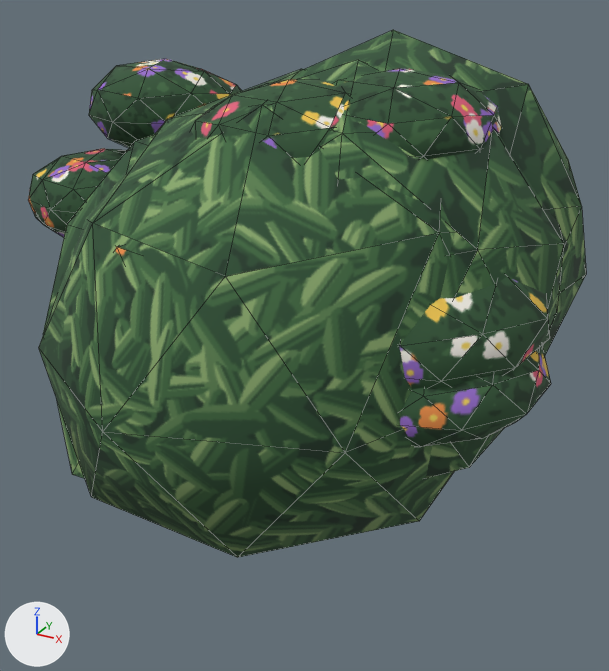
The glTF model assets/environment/vegetation/bush_b.glb as it was, and as the next commit left it.
Before and after are seen from a 50 mm camera at (1.076, -1.872, 1.315) aimed at (0.091, -0.082, 0.42). Every picture has the same lights, and +X, +Y and +Z are marked at lower left. The older version comes first. Mesh edges are drawn as thin lines. Where no turn or scale is listed for an object, it has been applied to the vertices. Vertices at exactly the same position are counted once.

Names of what the first picture shows: 'Bush'.
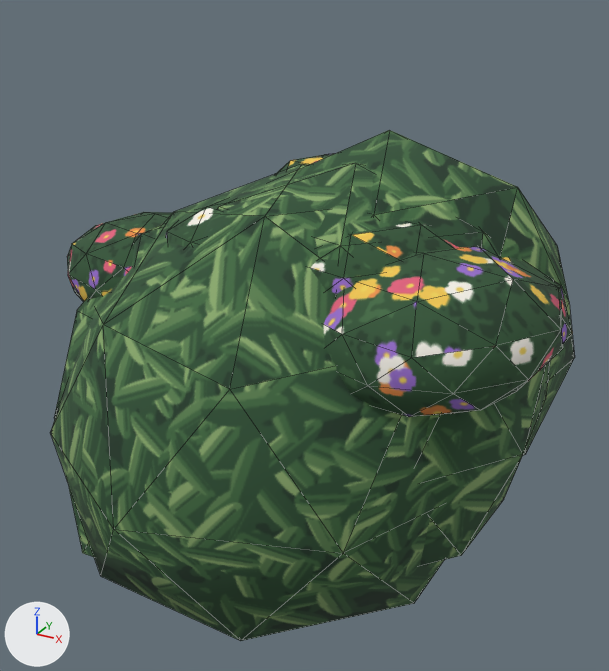
Pixel boxes (x1, y1, x2, y2) of what changed, in the pictures (609 x 671 px; the box of a moved part takes in the faces that stretch with it):
'Bush', reshaped: before (28, 30, 586, 558); after (50, 130, 575, 641)
part 1 of me_bush, moved or reshaped: before (283, 30, 586, 355); after (285, 130, 575, 455)
part 2 of me_bush, moved or reshaped (mostly hidden): before (43, 135, 155, 478); after (54, 224, 163, 557)
part 3 of me_bush, moved or reshaped: before (300, 60, 564, 478); after (218, 163, 549, 566)
part 4 of me_bush, moved or reshaped: before (337, 69, 501, 159); after (166, 199, 231, 247)
part 5 of me_bush, moved or reshaped: before (400, 277, 550, 389); after (324, 247, 563, 417)
part 6 of me_bush, moved or reshaped: before (89, 59, 242, 148); after (277, 153, 335, 173)
part 7 of me_bush, moved or reshaped (not visible afterwards): before (191, 79, 350, 158)
part 8 of me_bush, moved or reshaped: before (400, 345, 551, 447); after (502, 257, 572, 345)
part 9 of me_bush, rebuilt: before (39, 69, 454, 558); after (50, 164, 444, 641)
part 10 of me_bush, added (green): after (310, 223, 459, 293)
part 11 of me_bush, deleted (green): before (28, 149, 127, 237)
part 12 of me_bush, moved or reshaped (mostly hidden before): before (115, 245, 133, 259); after (67, 212, 172, 302)

The change in detail:
me_bush is used by ob_bush; location (0.0, 0.0, 0.0).
me_bush had 546 vertices, 1040 faces and spanned x -0.88..0.78, y -0.88..0.75, z 0.22..1.19.
me_bush now has 545 vertices, 1033 faces and spans x -0.5..0.8, y -0.88..0.39, z 0.0..0.97.
me_bush part 1: the loose piece of 42 vertices spanning x -0.16..0.75, y -0.46..0.37, z 0.37..1.19 is moved by (0.0, 0.0, -0.22).
me_bush part 2: the loose piece of 42 vertices spanning x -0.45..0.47, y -0.72..0.16, z 0.23..1.02 is moved by (0.0, 0.0, -0.22).
me_bush part 3: the loose piece of 42 vertices spanning x -0.22..0.75, y -0.68..0.28, z 0.29..1.14 is moved by (0.0, 0.0, -0.22).
me_bush part 4: the loose piece of 42 vertices spanning x 0.13..0.6, y -0.43..0.05, z 0.87..1.12 is moved by (-0.27, -0.09, -0.28).
me_bush part 5: the loose piece of 42 vertices spanning x 0.23..0.77, y -0.62..-0.11, z 0.51..0.81 is moved by (0.03, -0.02, -0.01).
me_bush part 6: the loose piece of 42 vertices spanning x -0.68..-0.23, y -0.12..0.37, z 0.81..1.07 is moved by (0.65, -0.15, -0.17).
me_bush part 7: the loose piece of 42 vertices spanning x -0.02..0.43, y -0.56..-0.12, z 0.87..1.11 is moved by (-0.04, 0.12, -0.27).
me_bush part 8: the loose piece of 42 vertices spanning x 0.31..0.78, y -0.63..-0.13, z 0.42..0.69 is moved by (0.01, 0.11, 0.07).
me_bush part 9: the loose piece of 42 vertices spanning x -0.35..0.71, y -0.88..0.39, z 0.22..1.1 is rebuilt with 41 vertices and now spans x -0.35..0.71, y -0.88..0.39, z 0.0..0.89.
me_bush part 10: a new loose piece of 42 vertices spanning x 0.13..0.62, y -0.54..-0.04, z 0.58..0.84, in mat_env_flowers (picture img_flowers).
me_bush part 11: the loose piece of 42 vertices spanning x -0.88..-0.38, y -0.22..0.27, z 0.55..0.82 is deleted.
Part 12, on me_bush:
41 vertices are removed from x -0.12..0.38, y -0.74..-0.24, z 0.62..0.89.
80 faces are deleted.
41 vertices are added at x -0.5..0.01, y -0.48..0.01, z 0.47..0.75.
80 new faces join them, mat_env_flowers (picture img_flowers).
Other edits to the shape of me_bush do not show in these pictures.
